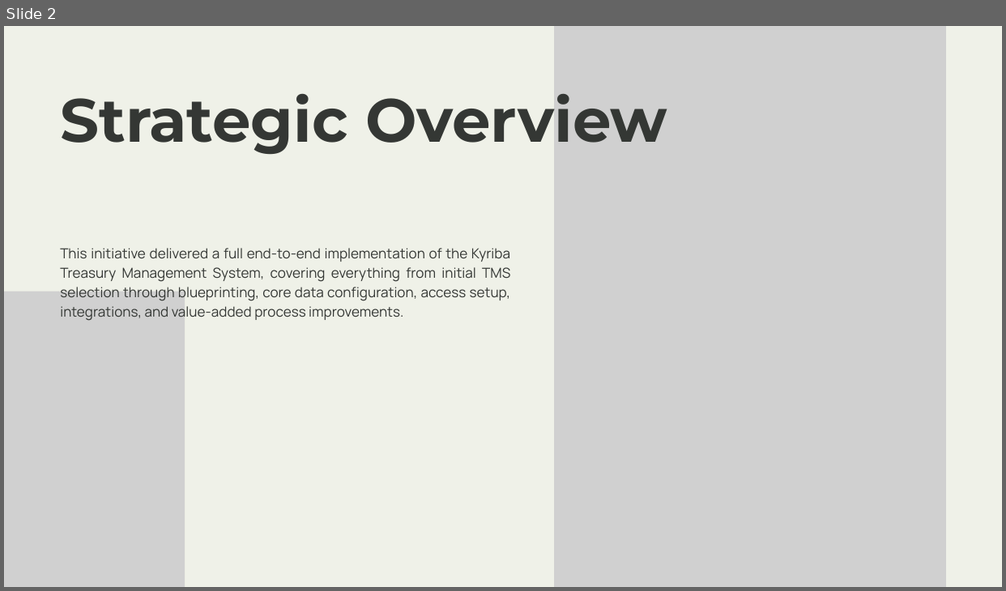
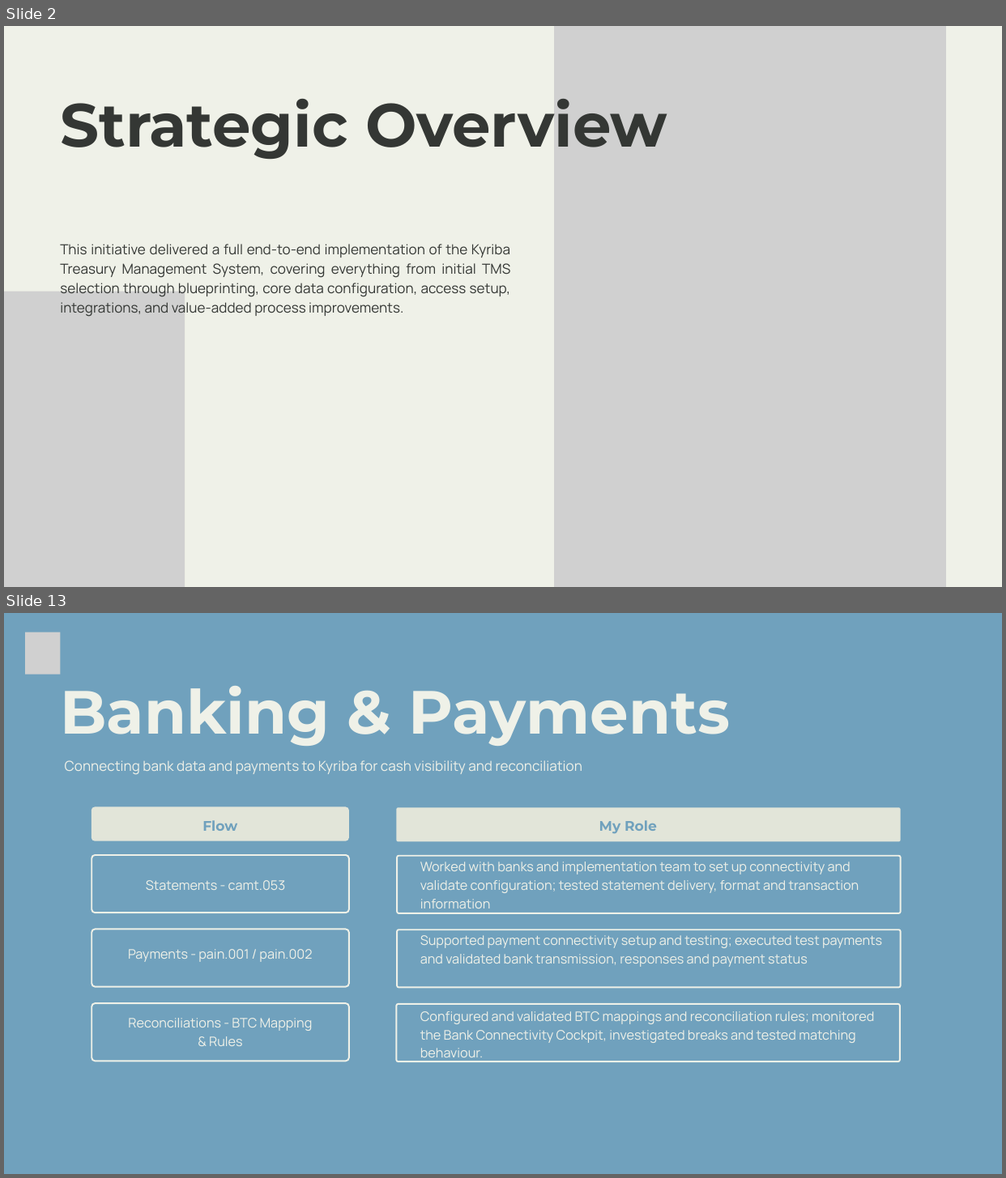
Before and after one commit to sgarciapuga/Work_Portfolio, a slide deck: kyriba-transformation/presentation/kyriba-transformation.pptx. Shown one above the other, each under a label of ours: slide 2 before the commit, slides 2 and 13 after it; the slides between them are not shown. The pictures are 1006x591 and 1006x1178 pixels, drawn with LibreOffice and Linux fonts; fonts in the diff are those of the drawing; grey boxes stand for pictures. Boxes give left, top, right and bottom in pixels: in the first picture for what was removed or moved away, otherwise in the second. Text is boxed around its words. In the diff, an @@ line names an element or a change of style, - is before the commit and + after.

Commit message:
Kyriba presentation

```diff
--- a/kyriba-transformation/presentation/kyriba-transformation.pptx
+++ b/kyriba-transformation/presentation/kyriba-transformation.pptx
@@ slide 13 added at <box>4,613,1002,1174</box>, background #70A1BD @@
@@ picture added at <box>25,632,60,675</box> @@
@@ text added at <box>60,686,730,746</box>, 88 pt, text #EFF1E8, bold @@
+Banking & Payments
@@ text added at <box>65,760,582,775</box>, 20 pt, text #EFF1E8 @@
+Connecting bank data and payments to Kyriba for cash visibility and reconciliation
@@ freeform shape added at <box>91,807,349,841</box>, fill #E2E5D9 @@
@@ text added at <box>202,820,237,831</box>, 20 pt, text #70A1BD, bold @@
+Flow
@@ freeform shape added at <box>396,807,900,841</box>, fill #E2E5D9 @@
@@ text added at <box>599,820,657,834</box>, 20 pt, text #70A1BD, bold @@
+My Role
@@ freeform shape added at <box>91,855,349,913</box>, fill #70A1BD, outline #EFF1E8 2.25 pt @@
@@ freeform shape added at <box>397,856,901,914</box>, fill #70A1BD, outline #EFF1E8 2.25 pt @@
@@ text added at <box>420,862,859,909</box>, 19 pt, text #EFF1E8 @@
+Worked with banks and implementation team to set up connectivity and validate configuration; tested statement delivery, format and transaction information
@@ text added at <box>146,880,286,890</box>, 19 pt, text #EFF1E8 @@
+Statements - camt.053
@@ freeform shape added at <box>91,930,349,987</box>, fill #70A1BD, outline #EFF1E8 2.25 pt @@
@@ text added at <box>128,949,312,962</box>, 19 pt, text #EFF1E8 @@
+Payments - pain.001 / pain.002
@@ freeform shape added at <box>397,930,901,988</box>, fill #70A1BD, outline #EFF1E8 2.25 pt @@
@@ text added at <box>420,935,882,967</box>, 19 pt, text #EFF1E8 @@
+Supported payment connectivity setup and testing; executed test payments and validated bank transmission, responses and payment status
@@ freeform shape added at <box>91,1003,349,1062</box>, fill #70A1BD, outline #EFF1E8 2.25 pt @@
@@ text added at <box>128,1018,313,1046</box>, 19 pt, text #EFF1E8 @@
+Reconciliations - BTC Mapping & Rules
@@ freeform shape added at <box>396,1004,900,1062</box>, fill #70A1BD, outline #EFF1E8 2.25 pt @@
@@ text added at <box>420,1012,874,1063</box>, 19 pt, text #EFF1E8 @@
+Configured and validated BTC mappings and reconciliation rules; monitored the Bank Connectivity Cockpit, investigated breaks and tested matching behaviour.
@@ slide 2 changed as well @@
@@ text "Strategic Overview": place and size @@
-text "Strategic Overview" at <box>60,93,667,154</box>
+text "Strategic Overview" at <box>60,98,667,159</box>
@@ text "This initiative delivered a full ...": place and size @@
-text "This initiative delivered a full ..." at <box>60,248,510,321</box>
+text "This initiative delivered a full ..." at <box>60,244,510,317</box>
```
Also in this commit, not shown: 1 other slide changed, 16 other slides added, 12 slides removed, 3 other files.
